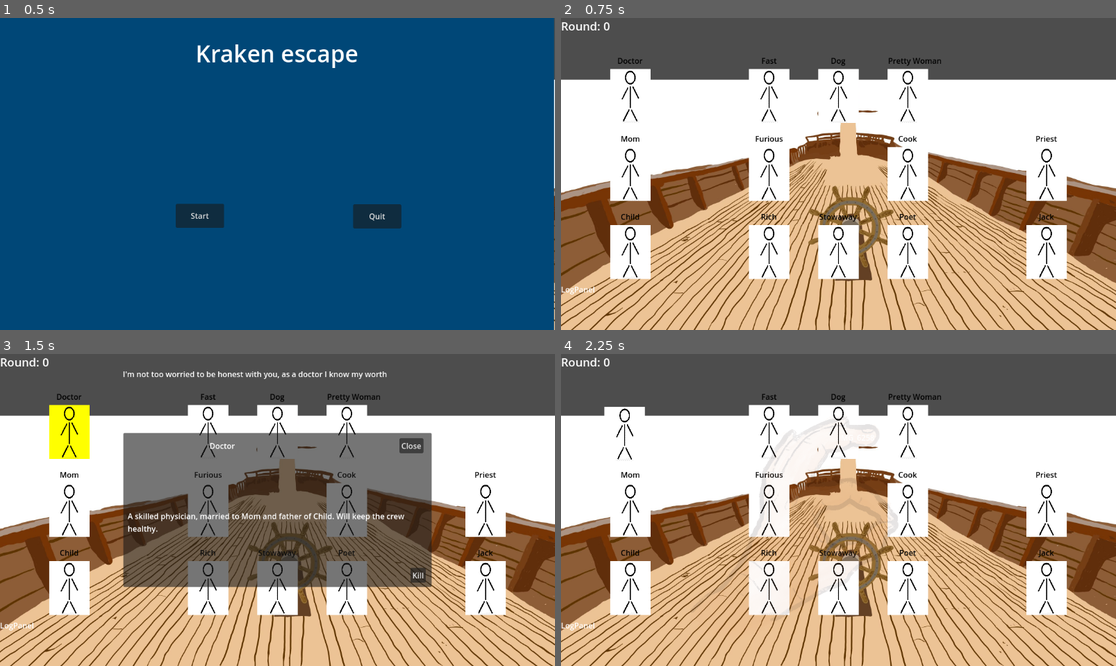
Above: before the commit, frames 1-4 (two rows, left to right).
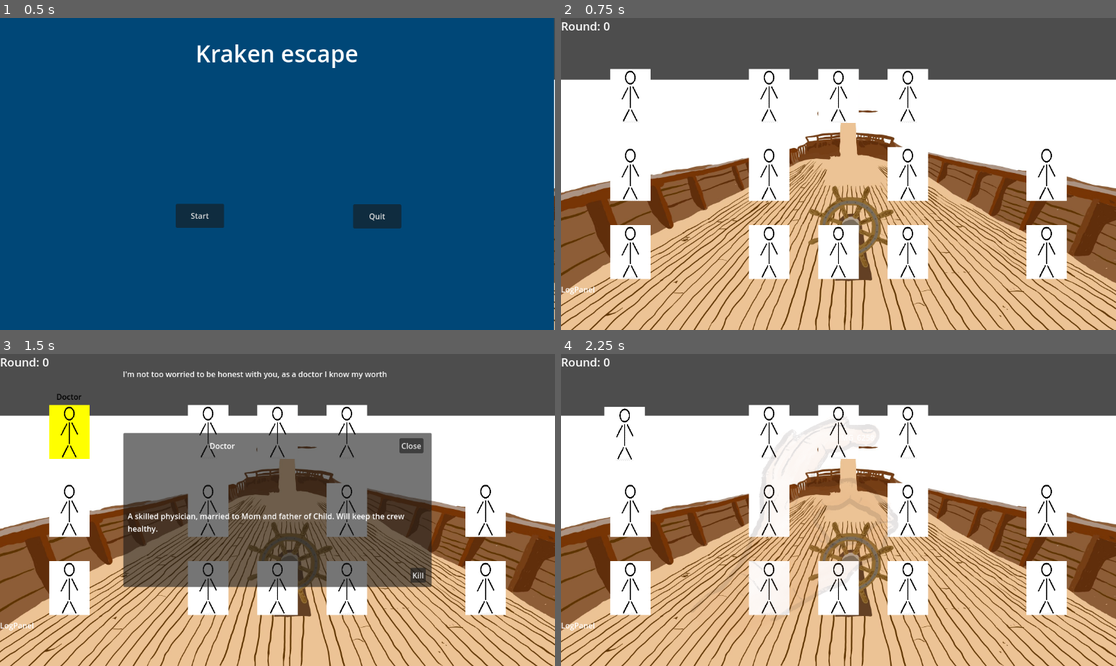
Above: after the commit, the same moments.

Repository: sajochems/Jamsepticeye
Game: Godot game, scene res://scenes/main.tscn
The game is run twice, just before and just after one commit, with the same random seed, the same clock (stepped at 60 frames per second) and the same inputs.
Inputs (mouse positions are in pixels of both pictures, inside the frame that each line leads up to):
- Up to frame 1 (0.5 s): no input
- Up to frame 2 (0.75 s): click "Start" at 0.5 s
- Up to frame 3 (1.5 s): tap Enter at 1.25 s; move the mouse to (66, 432) at 1.27 s; click (66, 432) at 1.42 s
- Up to frame 4 (2.25 s): click "Kill" at 2 s

Frame 1 is identical in both runs. In frame 2, 0.5% of the frame differs, in the area x 10-90%, y 12-66%; in frame 3, 0.4%; in frame 4, 0.5%.

Commit message:
Fixed lost character and event_info_window data

Diff:
--- a/scenes/character.tscn
+++ b/scenes/character.tscn
@@ -27,6 +27,7 @@
 texture = ExtResource("3_lrhn5")
 
 [node name="Name" type="Label" parent="."]
+visible = false
 offset_left = -41.0
 offset_top = -85.0
 offset_right = 41.0
--- a/scenes/event_info_window.tscn
+++ b/scenes/event_info_window.tscn
@@ -42,8 +42,9 @@
 offset_right = 207.5
 offset_bottom = 107.0
 grow_horizontal = 2
-text = "An Event occured!"
+text = "Captain's log"
 label_settings = SubResource("LabelSettings_w1ndx")
+horizontal_alignment = 1
 
 [node name="CloseButton" type="Button" parent="Panel"]
 layout_mode = 1
--- a/scripts/main.gd
+++ b/scripts/main.gd
@@ -200,8 +200,6 @@
 	# Show random hand image
 	show_random_hand_wave()
 
-
-
 func show_random_hand_wave():
 	var dir = DirAccess.open(hands_folder)
 	if not dir:
@@ -214,7 +212,6 @@
 			files.append(f)
 		if files.size() == 0:
 			return
-
 
 	var random_file = files[randi() % files.size()]
 	var tex = load(hands_folder + random_file)
